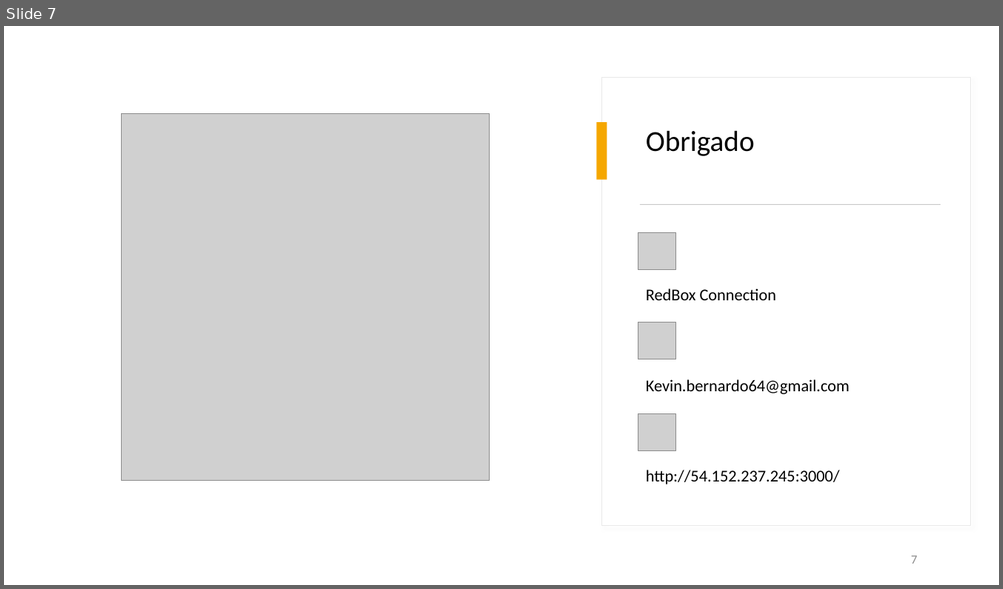
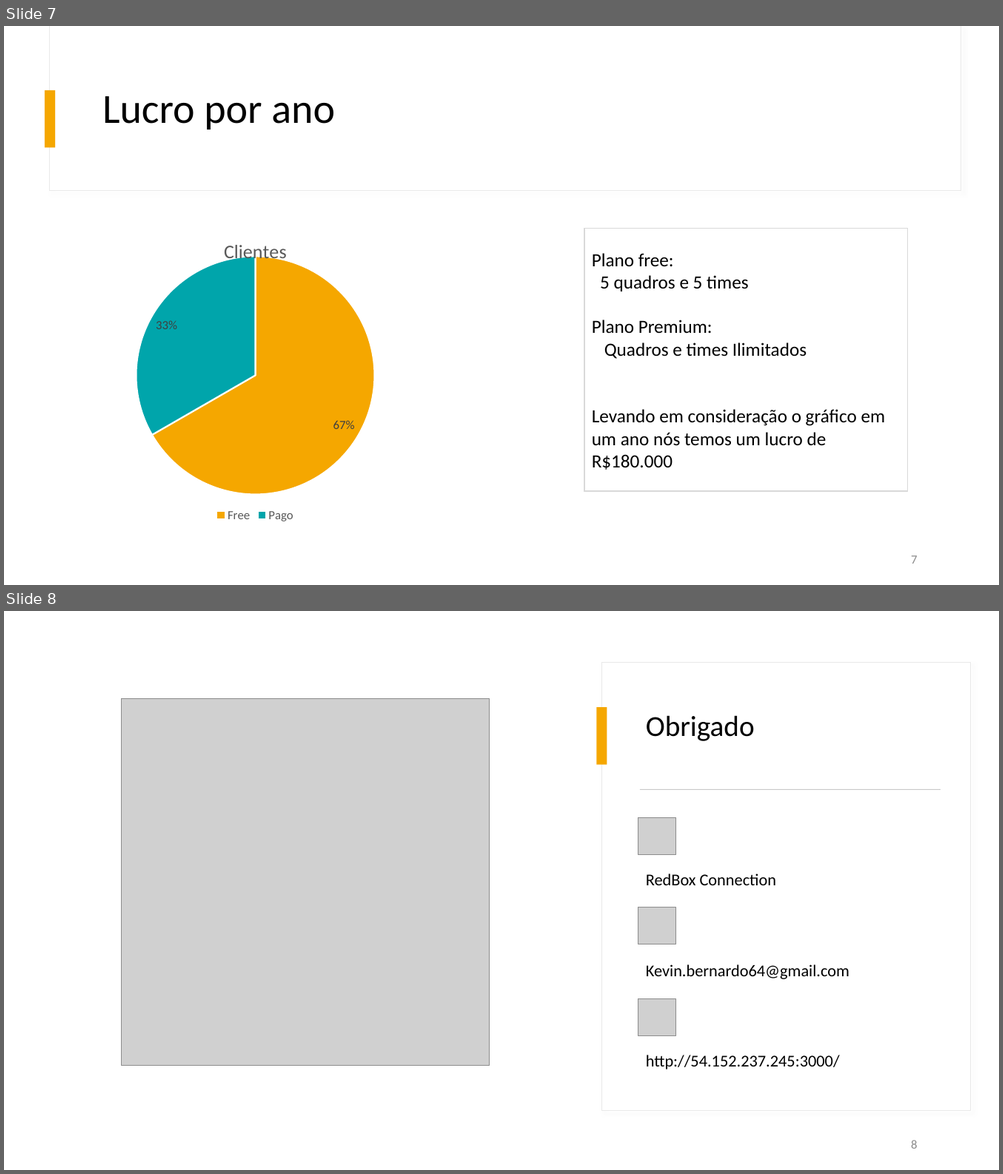
Before and after one commit to RedBox-Connection/TCC_app_agenda_pessoal, a slide deck: Documentation/Pitch Power Point.pptx. Shown one above the other, each under a label of ours: slide 7 before the commit, slides 7 and 8 after it. The pictures are 1003x589 and 1003x1174 pixels, drawn with LibreOffice and Linux fonts; fonts in the diff are those of the drawing; grey boxes stand for pictures. Boxes give left, top, right and bottom in pixels: in the first picture for what was removed or moved away, otherwise in the second. Text is boxed around its words. In the diff, an @@ line names an element or a change of style, - is before the commit and + after.

```diff
--- a/Documentation/Pitch Power Point.pptx
+++ b/Documentation/Pitch Power Point.pptx
@@ slide 7 added at box(4, 26, 999, 585), background #FFFFFF @@
@@ rectangle added at box(50, 26, 961, 191), fill #FFFFFF, outline #E9E9E9 0.75 pt @@
@@ rectangle added at box(45, 90, 56, 147), fill #F5A700 @@
@@ title added at box(102, 96, 335, 130), 40 pt, text #000000 @@
+Lucro por ano
@@ pie chart added at box(51, 224, 461, 526) @@
+title "Clientes"
+categories: Free, Pago
+Clientes: 67, 33
@@ rectangle added at box(584, 228, 908, 491), fill #FFFFFF, outline #D9D9D9 1 pt, 18 pt, text #000000 @@
+Plano free:
+5 quadros e 5 times
+Plano Premium:
+Quadros e times Ilimitados
+Levando em consideração o gráfico em um ano nós temos um lucro de R$180.000
@@ page number added at box(910, 556, 916, 564), 12 pt, text #8C8C8C @@
+7
@@ what was slide 7 is now slide 8 @@
@@ page number at box(910, 1140, 916, 1149): text changed @@
-7
+8
```
Also in this commit, not shown: 1 slide changed.
